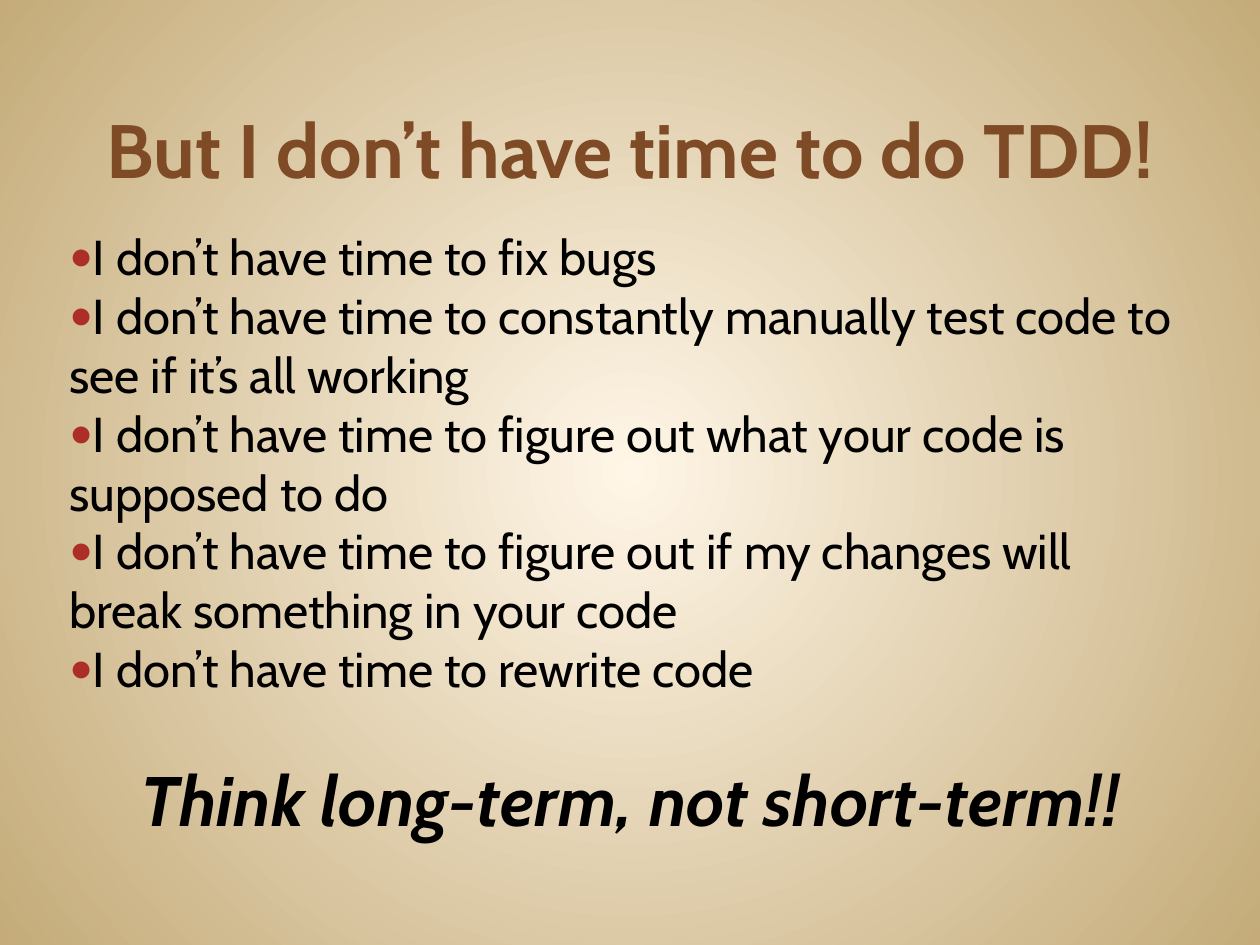
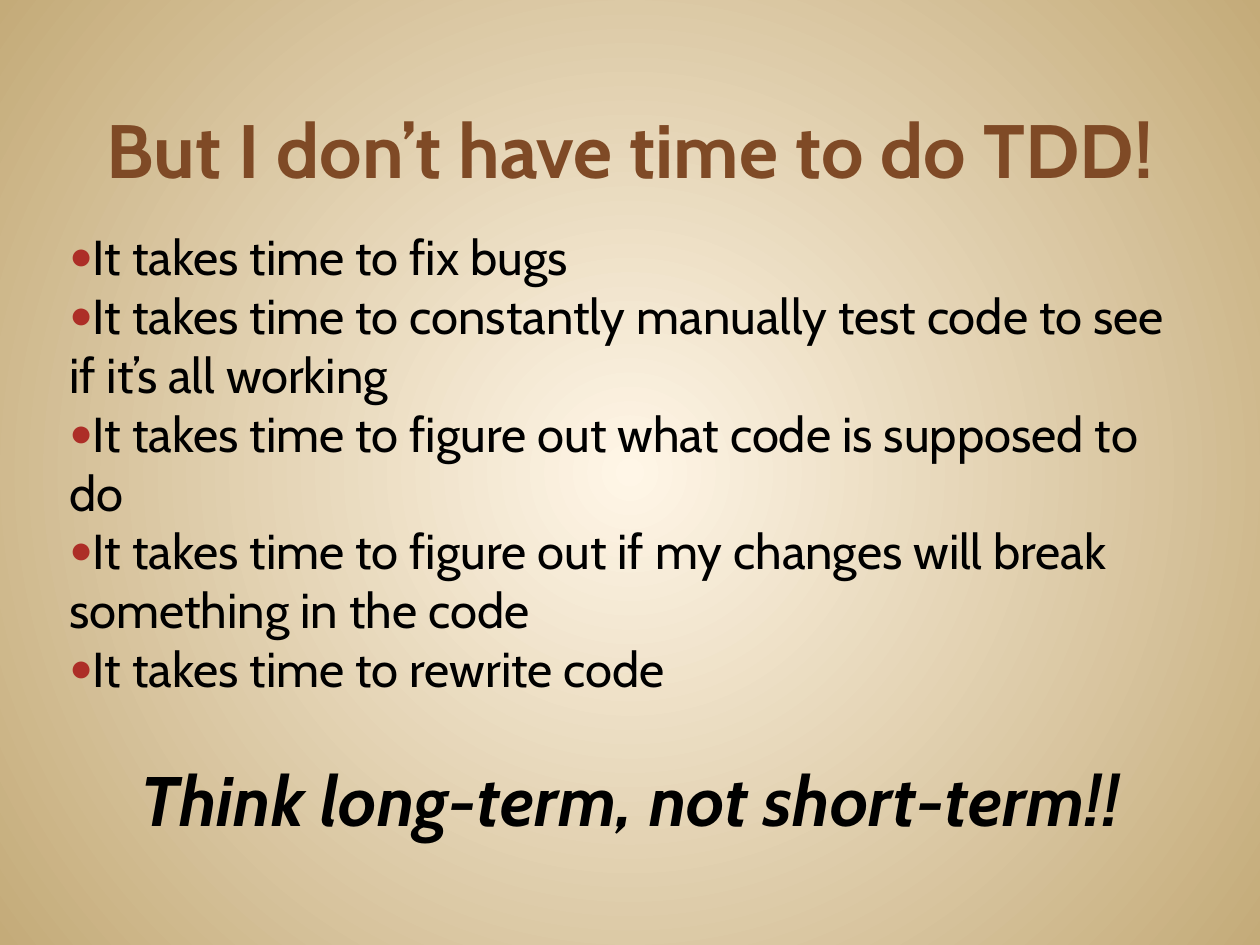
Before and after one commit to JonKruger/TDD-In-Action, a slide deck: slide 30 of TDD In Action.pptx. Drawn at 1260x945 pixels with LibreOffice and Linux fonts; fonts in the diff are those of the drawing. Boxes give left, top, right and bottom in pixels: in the first picture for what was removed or moved away, otherwise in the second. Text is boxed around its words. In the diff, an @@ line names an element or a change of style, - is before the commit and + after.

```diff
--- a/TDD In Action.pptx
+++ b/TDD In Action.pptx
@@ text at (69,238,1163,688): text changed @@
-● I don’t have time to fix bugs
-● I don’t have time to constantly manually test code to see if it’s all working
-● I don’t have time to figure out what your code is supposed to do
-● I don’t have time to figure out if my changes will break something in your code
-● I don’t have time to rewrite code
+● It takes time to fix bugs
+● It takes time to constantly manually test code to see if it’s all working
+● It takes time to figure out what code is supposed to do
+● It takes time to figure out if my changes will break something in the code
+● It takes time to rewrite code
```
Also in this commit, not shown: 1 slide removed, 1 other file.
